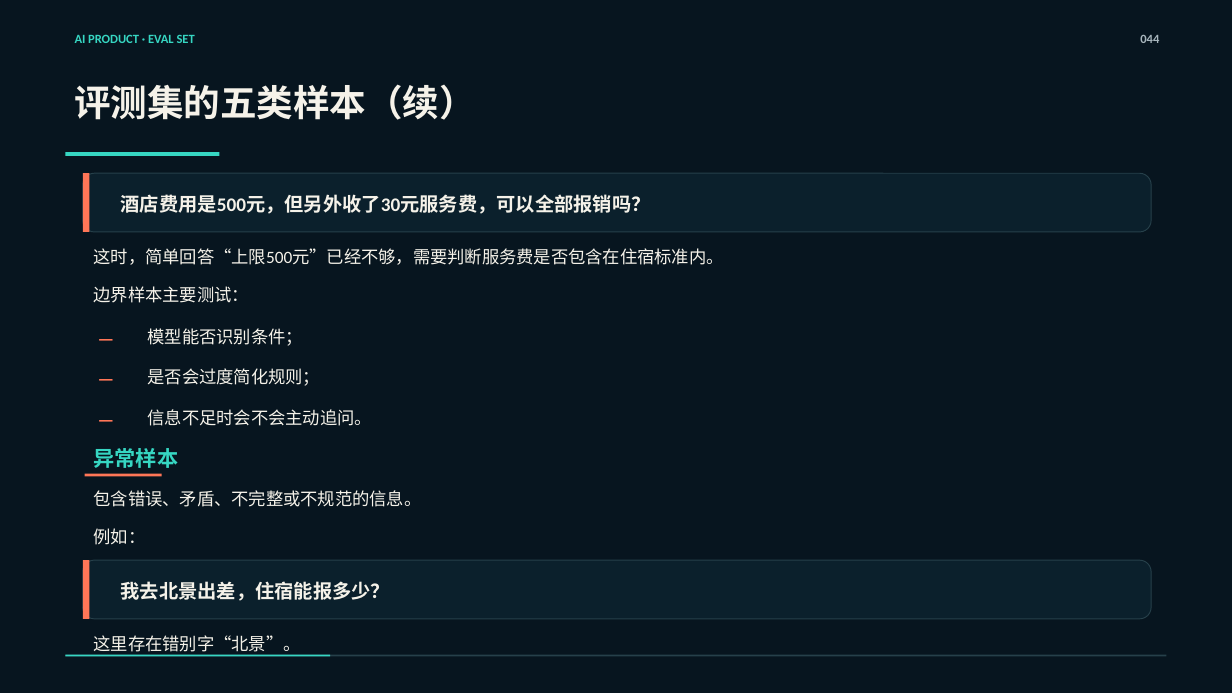
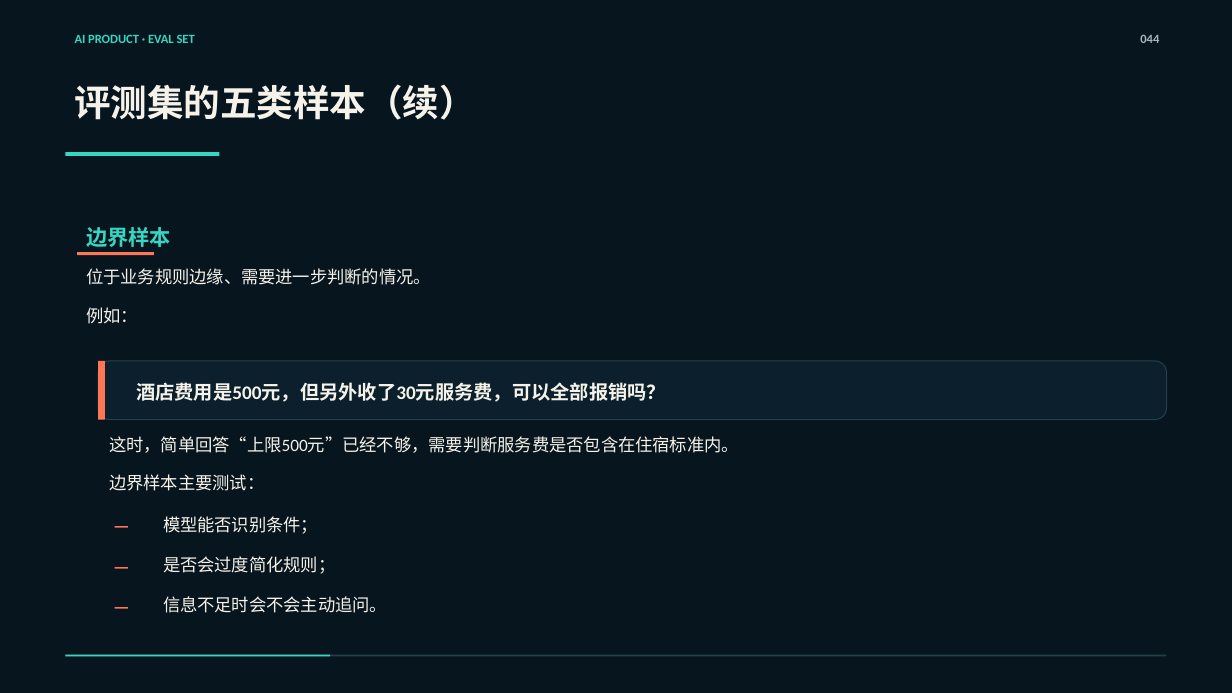
Before and after one commit to zhangkai2237/AI-Course, a slide deck: slide 38 of 课程生产/第一阶段/第09课_AI产品测试、指标与Bad Case_重做工作区/第09课_正式PPT_严格按MD版.pptx (slide 44 before the commit). Drawn at 1232x693 pixels with LibreOffice and Linux fonts; fonts in the diff are those of the drawing. Boxes give left, top, right and bottom in pixels: in the first picture for what was removed or moved away, otherwise in the second. Text is boxed around its words. In the diff, an @@ line names an element or a change of style, - is before the commit and + after.

```diff
--- a/课程生产/第一阶段/第09课_AI产品测试、指标与Bad Case_重做工作区/第09课_正式PPT_严格按MD版.pptx
+++ b/课程生产/第一阶段/第09课_AI产品测试、指标与Bad Case_重做工作区/第09课_正式PPT_严格按MD版.pptx
@@ text added at [86,227,170,247], 16.5 pt, text #36D6C2, bold @@
+边界样本
@@ rectangle: place and size @@
-rectangle at [85,473,162,476]
+rectangle at [77,252,153,255]
@@ text added at [86,268,431,285], 13.5 pt, text #F5F2E9 @@
+位于业务规则边缘、需要进一步判断的情况。
@@ text "例如：": place and size @@
-text "例如：" at [94,528,146,545]
+text "例如：" at [86,307,138,324]
@@ 3 texts, 1 rounded rectangle, 1 rectangle: place and size @@
-3 texts, 1 rounded rectangle, 1 rectangle at [83,174,1152,349]
+3 texts, 1 rounded rectangle, 1 rectangle at [98,361,1166,537]
@@ text removed at [94,448,178,468] @@
-异常样本
@@ text removed at [94,490,422,507] @@
-包含错误、矛盾、不完整或不规范的信息。
@@ rounded rectangle removed at [83,560,1152,619] @@
@@ rectangle removed at [83,560,90,619] @@
@@ 6 texts: place and size @@
-6 texts at [89,248,724,430]
+6 texts at [104,436,739,618]
@@ text removed at [121,581,390,601] @@
-我去北景出差，住宿能报多少？
@@ text removed at [94,635,301,655] @@
-这里存在错别字“北景”。
```
Also in this commit, not shown: 35 other slides changed, 2 slides added, 9 slides removed.
